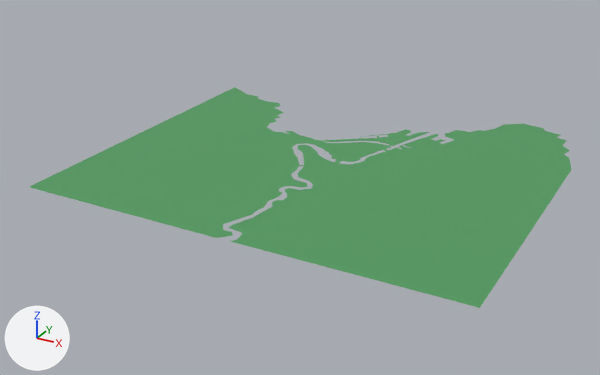
What one commit did to the Blender file level_select/world_map.blend.
Rendered twice from a 50 mm lens placed at (509.0, -1121.0, 480.0), pointed at (-48.0, -108.0, -26.0). Every picture has the same lights, and +X, +Y and +Z are marked at lower left. The picture after the commit comes second.
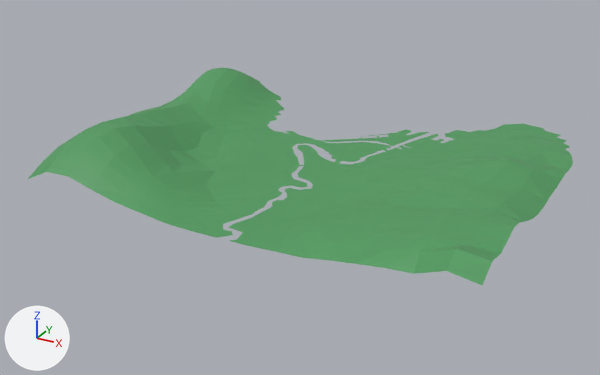
Patch to the scene script:
```diff
--- a/level_select/world_map.blend.py
+++ b/level_select/world_map.blend.py
@@ me_plane @@
 # used by ob_plane; location = (-16.0, -15.0, 0.0)
-me_plane.from_pydata(...)  # 2284 vertices, 3656 faces; spans x -345.0..326.0, y -344.0..268.0, z 5.0
+me_plane.from_pydata(...)  # 2284 vertices, 3656 faces; spans x -343.0..331.0, y -361.0..268.0, z 5.0..75.0
+# me_plane part 1: 656 of 2284 vertices moved; they spanned x -345.0..326.0, y -344.0..223.0, z 5.0 and now span x -343.0..331.0, y -361.0..223.0, z 5.0..75.0; mean shift (0.0, 1.0, 15.0); largest move (-257.0, -238.0, 5.0) -> (-257.0, -238.0, 75.0)
 me_plane.materials.append(mat_grass)
```

Changed parts and their boxes [x1, y1, x2, y2] in the pictures (600 x 375 px):
'Plane', reshaped
    before: [29, 87, 572, 308]
    after: [28, 68, 573, 285]
